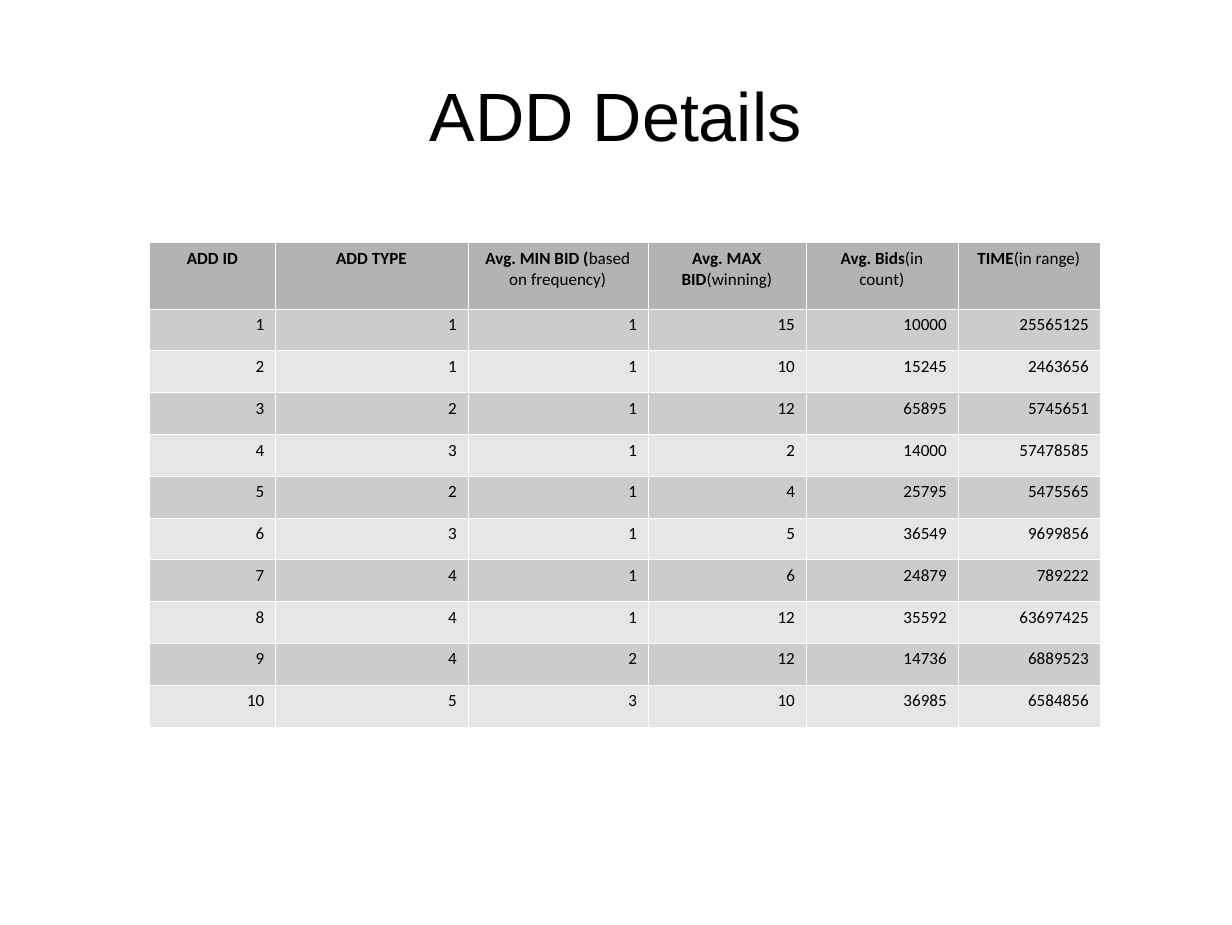
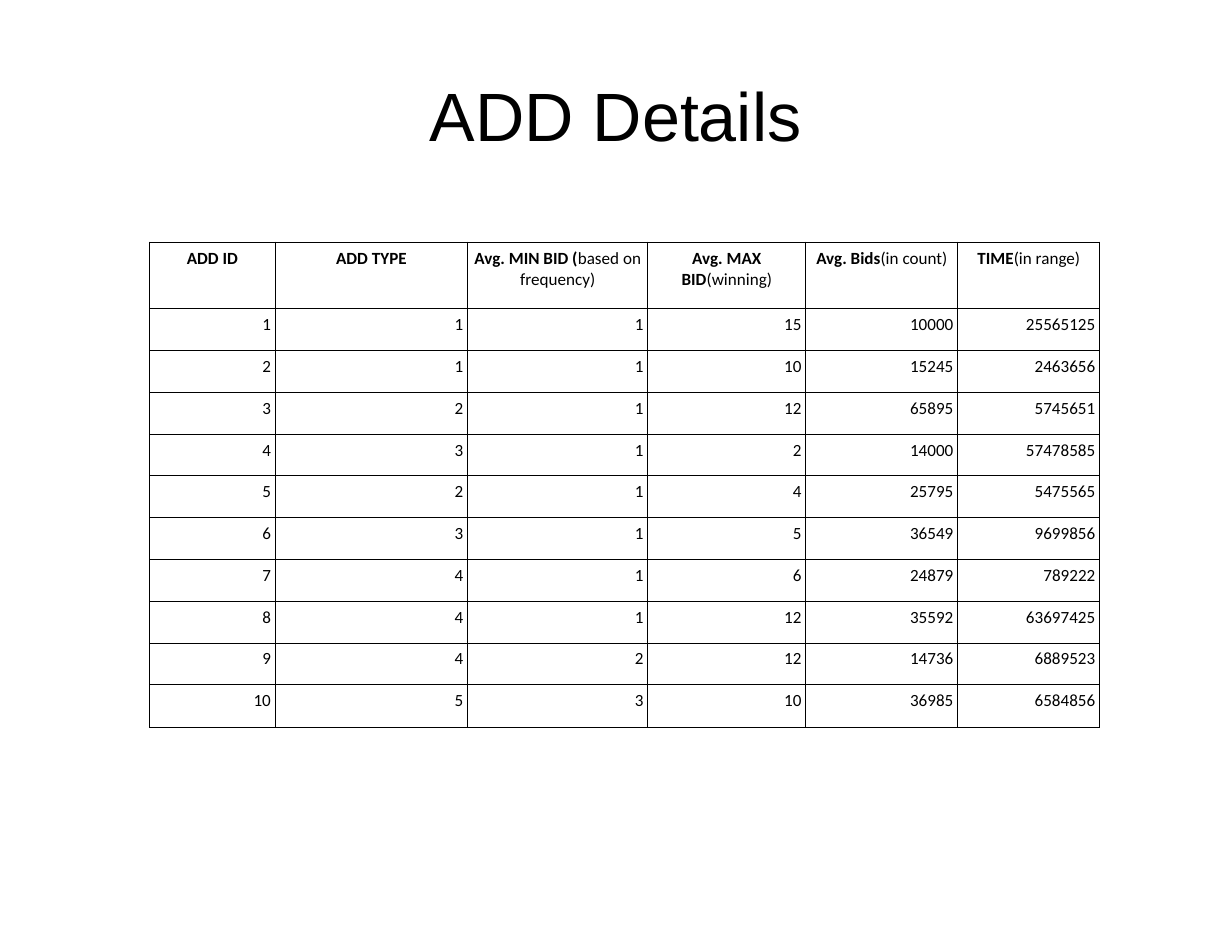
Before and after one commit to abhishek-ch/evolveML, a slide deck: slide 10 of data/smaato.odp. Drawn at 1232x925 pixels with LibreOffice and Linux fonts; fonts in the diff are those of the drawing. Boxes give left, top, right and bottom in pixels: in the first picture for what was removed or moved away, otherwise in the second. Text is boxed around its words. In the diff, an @@ line names an element or a change of style, - is before the commit and + after.

```diff
--- a/data/smaato.odp
+++ b/data/smaato.odp
@@ table at (x1=150, y1=241, x2=1100, y2=726) @@
@@ fill #B3B3B3 to none in row 1 @@
@@ fill #CCCCCC to none in 30 cells @@
@@ fill #E6E6E6 to none in 30 cells @@
@@ borders changed @@
```
Also in this commit, not shown: 2 other slides changed, 10 other files.
